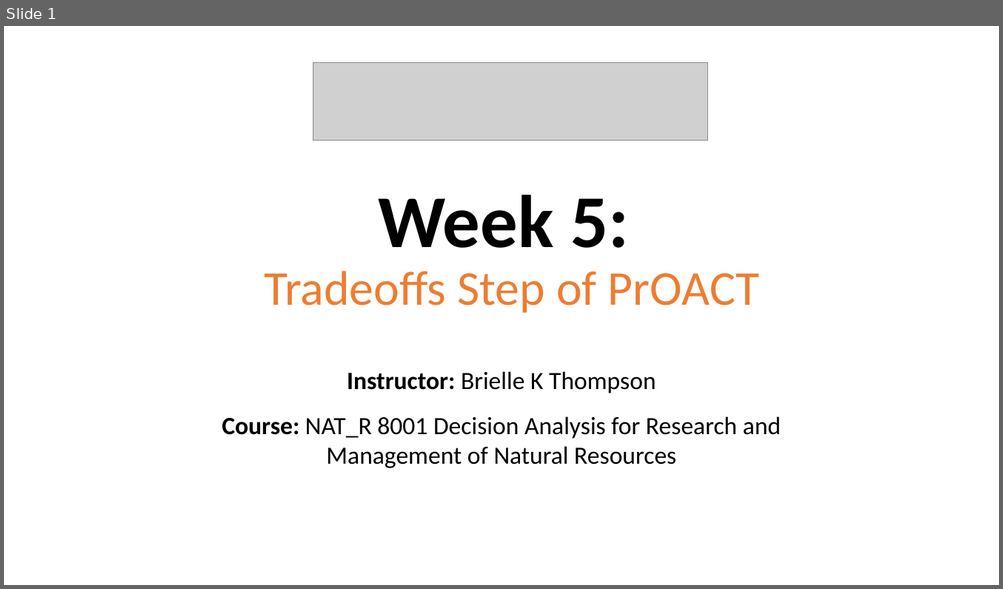
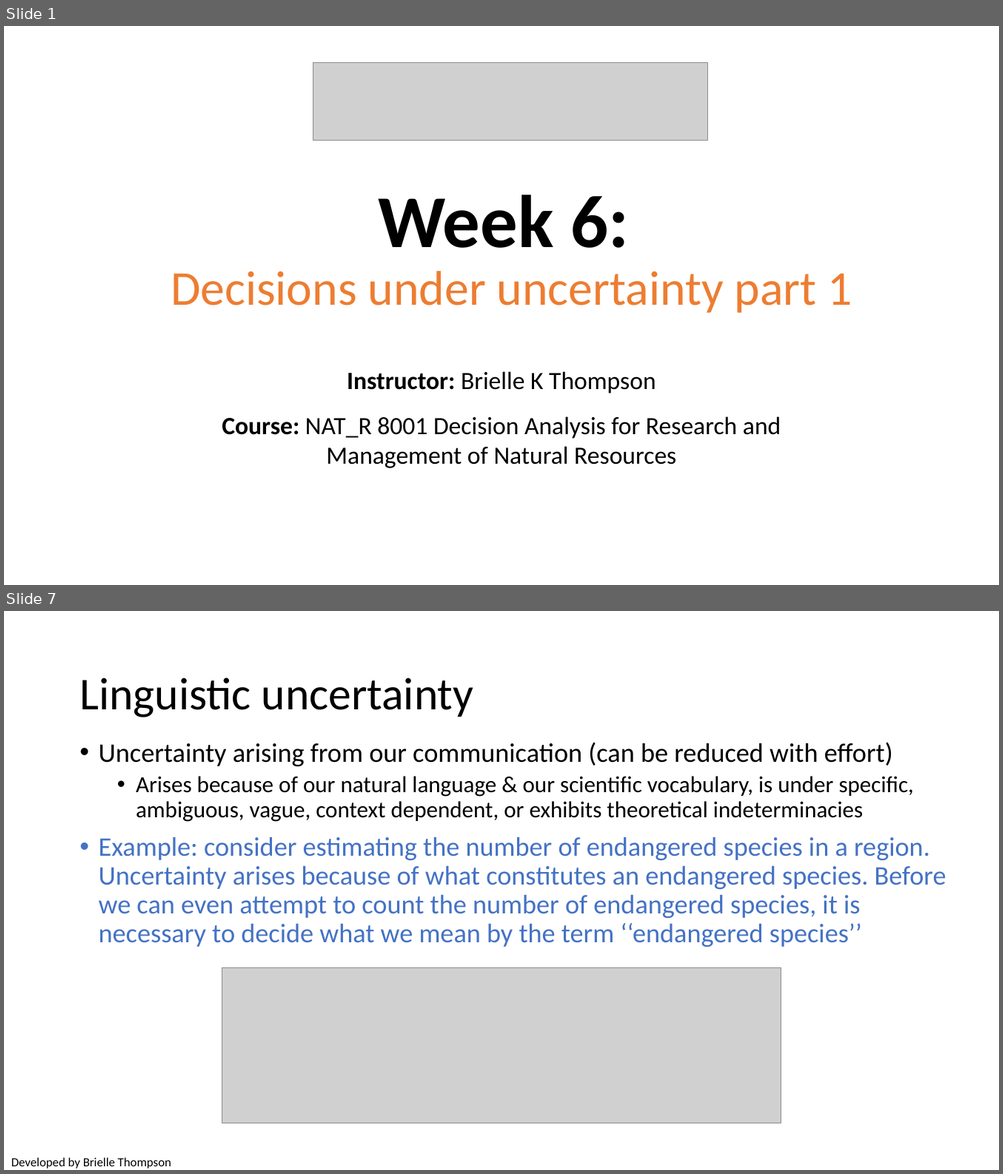
Before and after one commit to briellekthompson/NATR_8001_DecisionAnalysis_Fall25_Mizzou, a slide deck: material/Week6-UncertaintyPart1/Week6_SDM_Mizzou.pptx. Shown one above the other, each under a label of ours: slide 1 before the commit, slides 1 and 7 after it; the slides between them are not shown. The pictures are 1003x589 and 1003x1174 pixels, drawn with LibreOffice and Linux fonts; fonts in the diff are those of the drawing; grey boxes stand for pictures; background and template pictures are left out. Boxes give left, top, right and bottom in pixels: in the first picture for what was removed or moved away, otherwise in the second. Text is boxed around its words. In the diff, an @@ line names an element or a change of style, - is before the commit and + after.

Commit message:
push week 6

```diff
--- a/material/Week6-UncertaintyPart1/Week6_SDM_Mizzou.pptx
+++ b/material/Week6-UncertaintyPart1/Week6_SDM_Mizzou.pptx
@@ slide 7 added at bbox=[4, 611, 999, 1170], background #FFFFFF @@
@@ title added at bbox=[79, 678, 473, 718], 44 pt, text #000000 @@
+Linguistic uncertainty
@@ text added at bbox=[99, 742, 946, 948], 25.9 pt, text #4472C4 @@
+• Uncertainty arising from our communication (can be reduced with effort)
+  • Arises because of our natural language & our scientific vocabulary, is under specific, ambiguous, vague, context dependent, or exhibits theoretical indeterminacies
+• Example: consider estimating the number of endangered species in a region. Uncertainty arises because of what constitutes an endangered species. Before we can even attempt to count the number of endangered species, it is necessary to decide what we mean by the term ‘‘endangered species’’
@@ picture added at bbox=[222, 968, 782, 1124] @@
@@ text added at bbox=[11, 1158, 171, 1169], 12 pt, text #000000 @@
+Developed by Brielle Thompson
@@ slide 1 changed as well @@
@@ title at bbox=[170, 195, 851, 313]: text changed @@
-Week 5:
-Tradeoffs Step of PrOACT
+Week 6:
+Decisions under uncertainty part 1
```
Also in this commit, not shown: 2 other slides changed, 66 other slides added, 1 slide removed, 4 other files.
